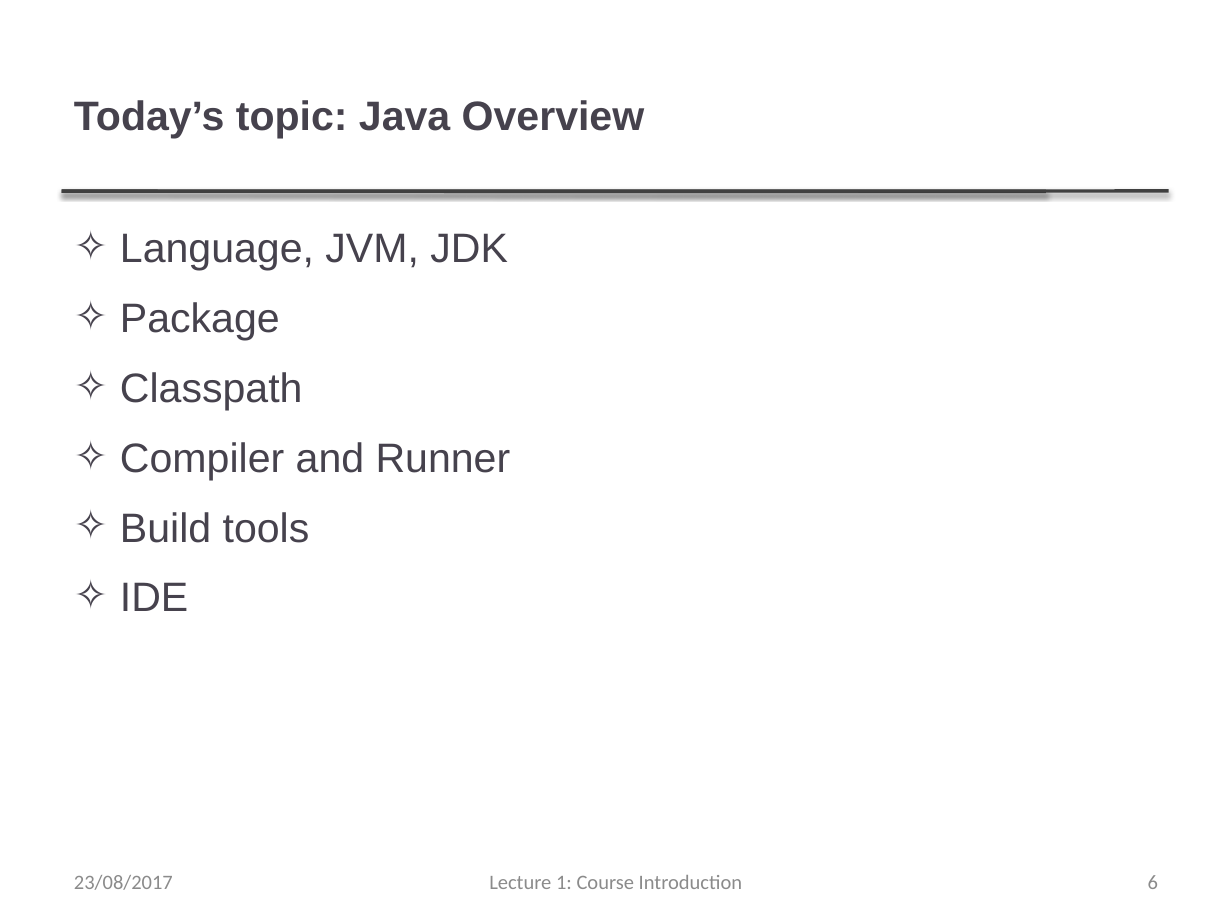
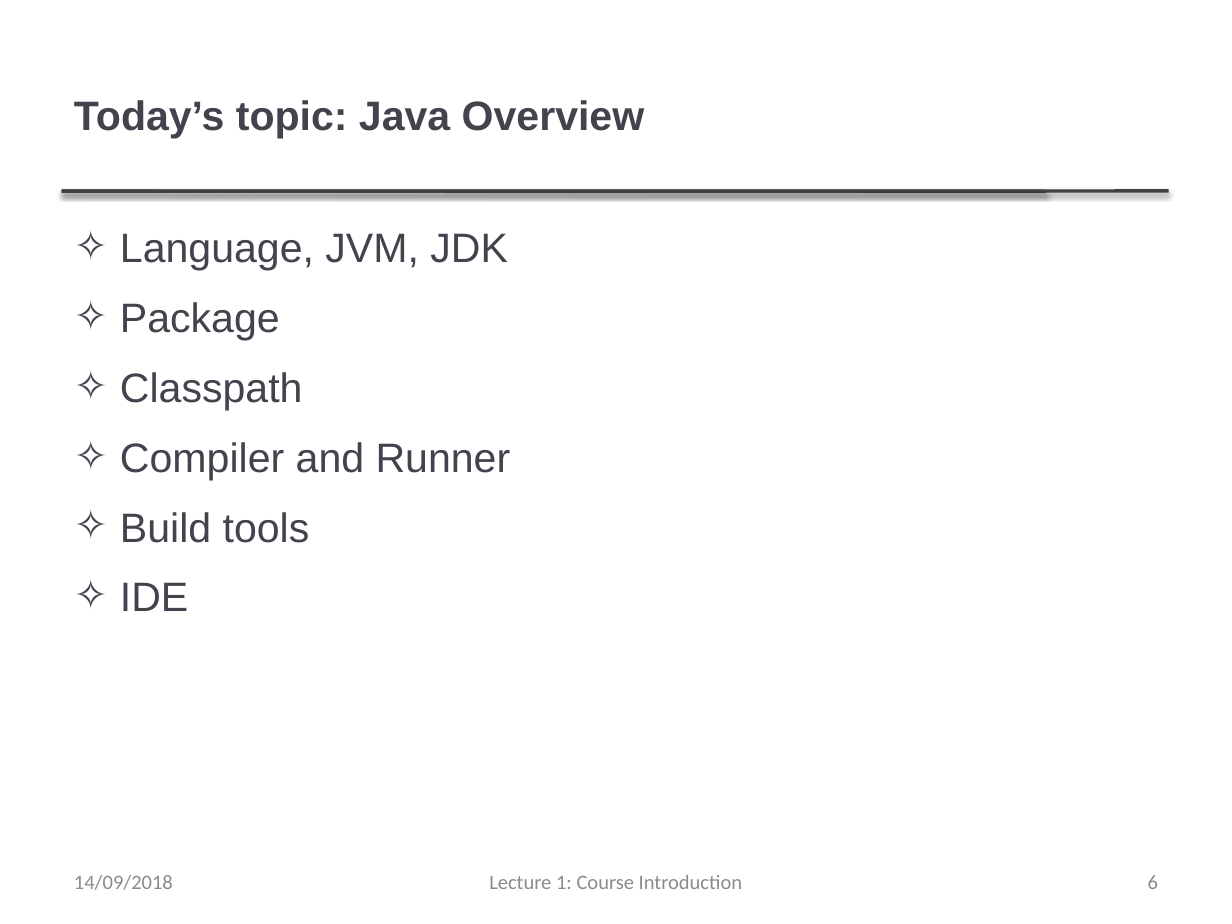
Before and after one commit to thanqminh/thanqminh.github.io, a slide deck: slide 6 of courses/oopjava/lecture1.pptx. Drawn at 1232x924 pixels with LibreOffice and Linux fonts; fonts in the diff are those of the drawing. Boxes give left, top, right and bottom in pixels: in the first picture for what was removed or moved away, otherwise in the second. Text is boxed around its words. In the diff, an @@ line names an element or a change of style, - is before the commit and + after.

```diff
--- a/courses/oopjava/lecture1.pptx
+++ b/courses/oopjava/lecture1.pptx
@@ text at (x1=74, y1=875, x2=173, y2=890): text changed @@
-23/08/2017
+14/09/2018
```
Also in this commit, not shown: 7 other slides changed, 16 other files.
